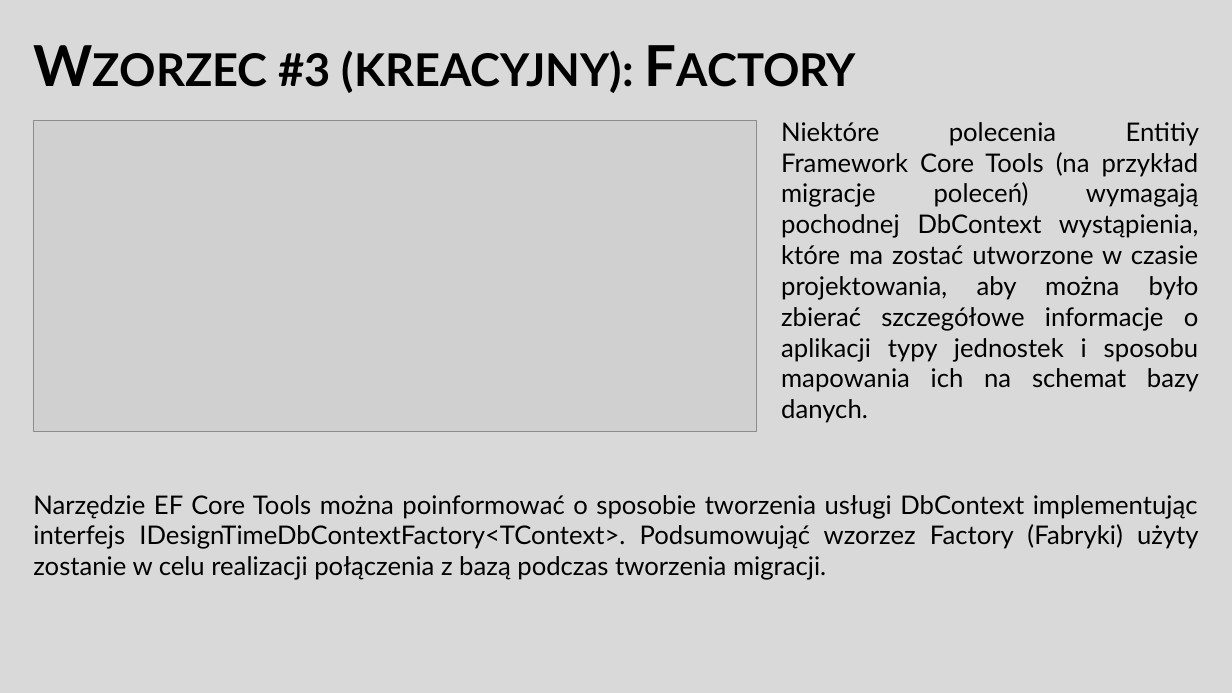
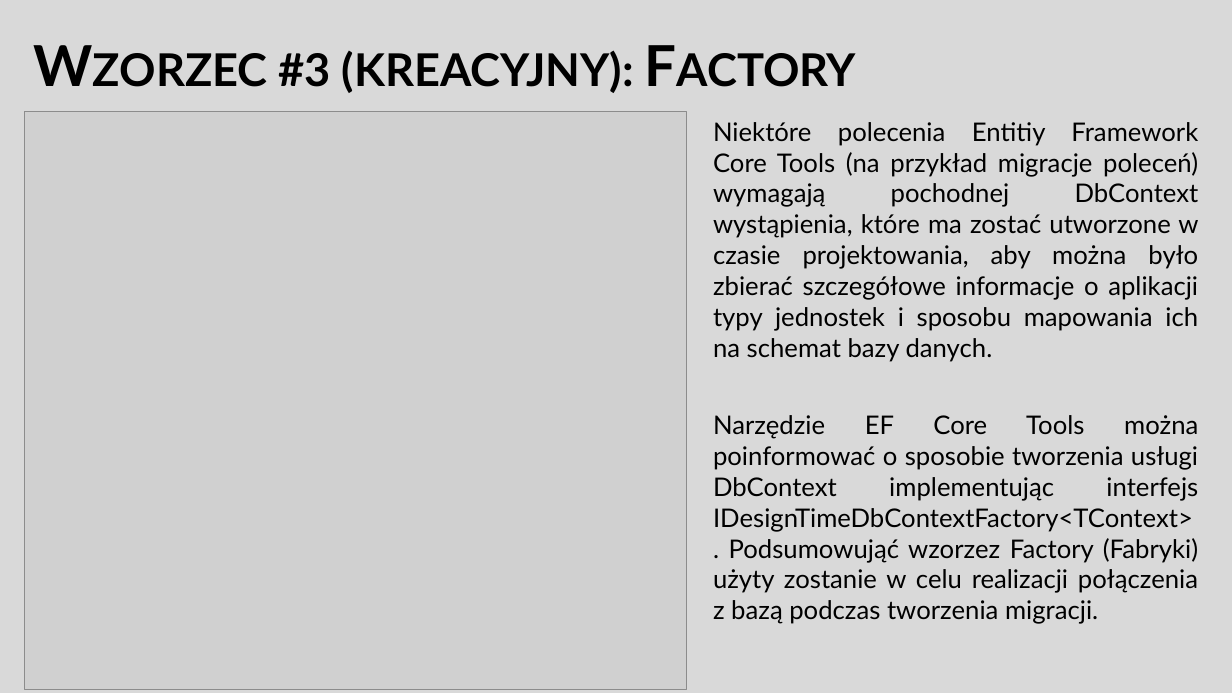
Before and after one commit to adambajguz/MusicPlayer, a slide deck: slide 9 of Documentation - PL/ZTP Dokumentation.pptx. Drawn at 1232x693 pixels with LibreOffice and Linux fonts; fonts in the diff are those of the drawing; grey boxes stand for pictures. Boxes give left, top, right and bottom in pixels: in the first picture for what was removed or moved away, otherwise in the second. Text is boxed around its words. In the diff, an @@ line names an element or a change of style, - is before the commit and + after.

```diff
--- a/Documentation - PL/ZTP Dokumentation.pptx
+++ b/Documentation - PL/ZTP Dokumentation.pptx
@@ picture: place and size @@
-picture at <box>33,120,757,432</box>
+picture at <box>24,111,686,689</box>
@@ text "Niektóre polecenia Entitiy Framework Core ..." rewrapped from <box>781,122,1200,423</box> to <box>713,122,1199,362</box> @@
@@ text "Narzędzie EF Core Tools można ..." rewrapped from <box>33,495,1199,580</box> to <box>713,415,1198,624</box> @@
```
Also in this commit, not shown: 11 other slides changed.
